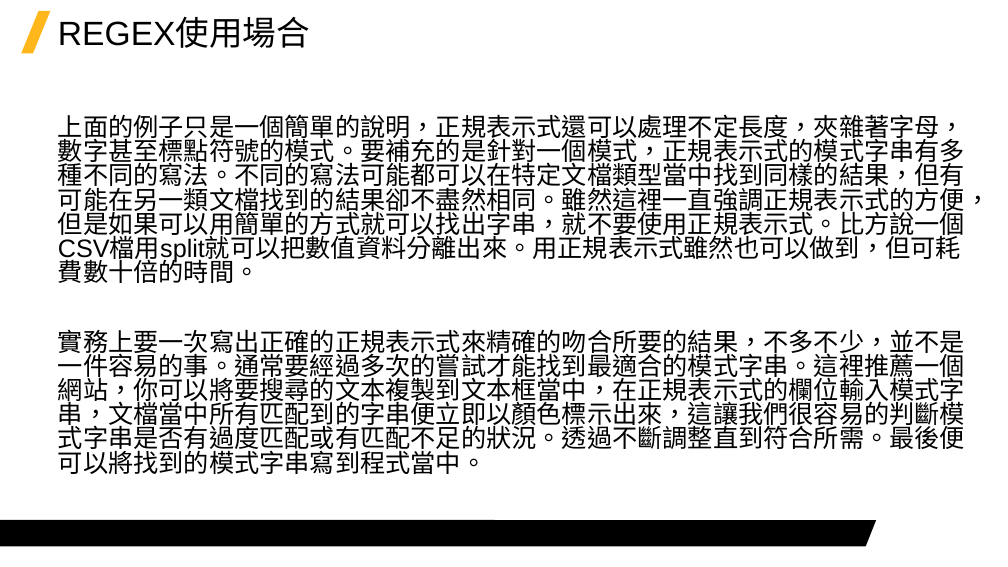
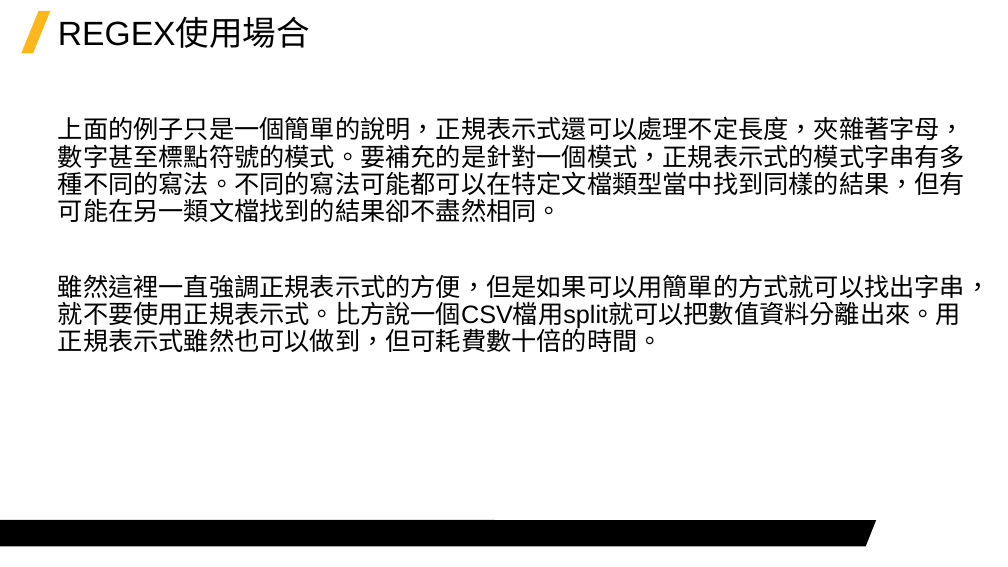
Before and after one commit to Jerrick-cheng/AEDT-Automation-Camp, a slide deck: slide 7 of 上課教材/Week6.pptx (slide 6 before the commit). Drawn at 1008x567 pixels with LibreOffice and Linux fonts; fonts in the diff are those of the drawing; background and template pictures are left out. Boxes give left, top, right and bottom in pixels: in the first picture for what was removed or moved away, otherwise in the second. Text is boxed around its words. In the diff, an @@ line names an element or a change of style, - is before the commit and + after.

```diff
--- a/上課教材/Week6.pptx
+++ b/上課教材/Week6.pptx
@@ text at [58,116,990,352]: text changed @@
-上面的例子只是一個簡單的說明，正規表示式還可以處理不定長度，夾雜著字母，數字甚至標點符號的模式。要補充的是針對一個模式，正規表示式的模式字串有多種不同的寫法。不同的寫法可能都可以在特定文檔類型當中找到同樣的結果，但有可能在另一類文檔找到的結果卻不盡然相同。雖然這裡一直強調正規表示式的方便，但是如果可以用簡單的方式就可以找出字串，就不要使用正規表示式。比方說一個CSV檔用split就可以把數值資料分離出來。用正規表示式雖然也可以做到，但可耗費數十倍的時間。
-實務上要一次寫出正確的正規表示式來精確的吻合所要的結果，不多不少，並不是一件容易的事。通常要經過多次的嘗試才能找到最適合的模式字串。這裡推薦一個網站，你可以將要搜尋的文本複製到文本框當中，在正規表示式的欄位輸入模式字串，文檔當中所有匹配到的字串便立即以顏色標示出來，這讓我們很容易的判斷模式字串是否有過度匹配或有匹配不足的狀況。透過不斷調整直到符合所需。最後便可以將找到的模式字串寫到程式當中。
+上面的例子只是一個簡單的說明，正規表示式還可以處理不定長度，夾雜著字母，數字甚至標點符號的模式。要補充的是針對一個模式，正規表示式的模式字串有多種不同的寫法。不同的寫法可能都可以在特定文檔類型當中找到同樣的結果，但有可能在另一類文檔找到的結果卻不盡然相同。
+雖然這裡一直強調正規表示式的方便，但是如果可以用簡單的方式就可以找出字串，就不要使用正規表示式。比方說一個CSV檔用split就可以把數值資料分離出來。用正規表示式雖然也可以做到，但可耗費數十倍的時間。
```
Also in this commit, not shown: 1 other slide changed, 3 slides added, 1 slide removed, 2 other files.
